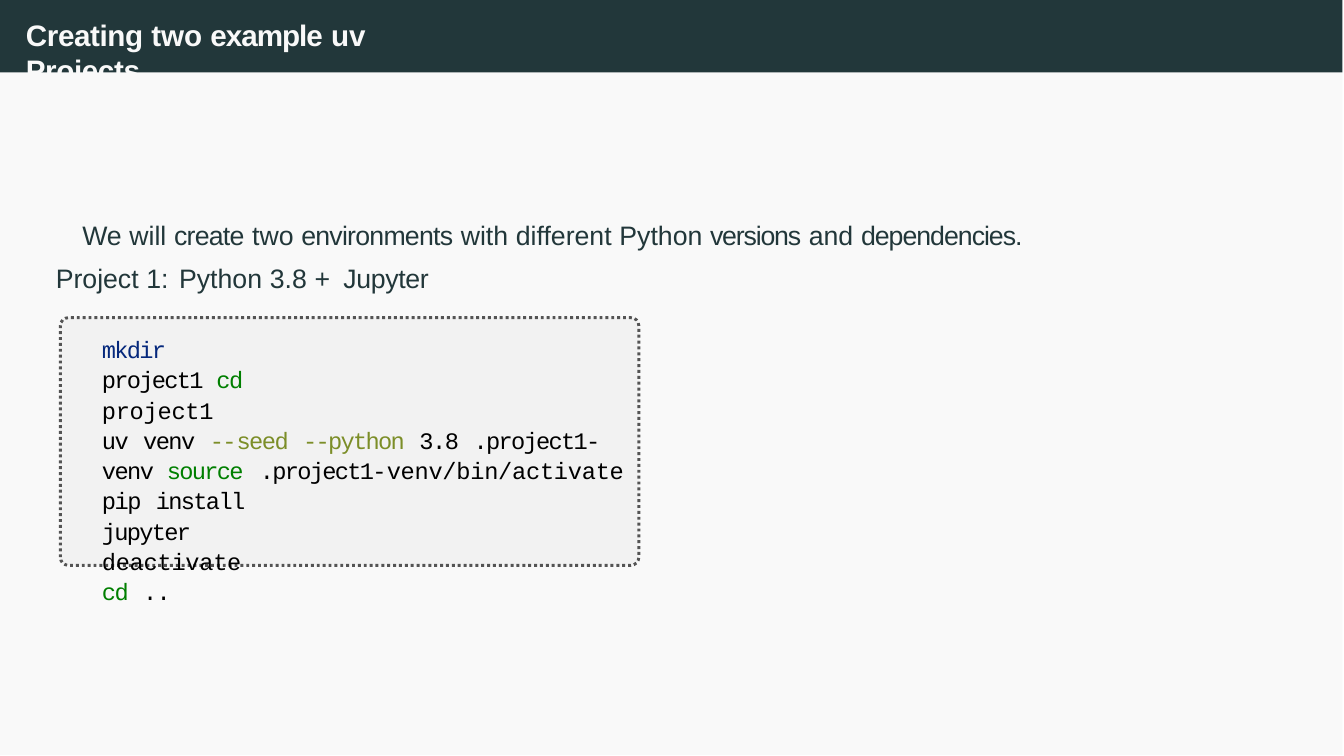
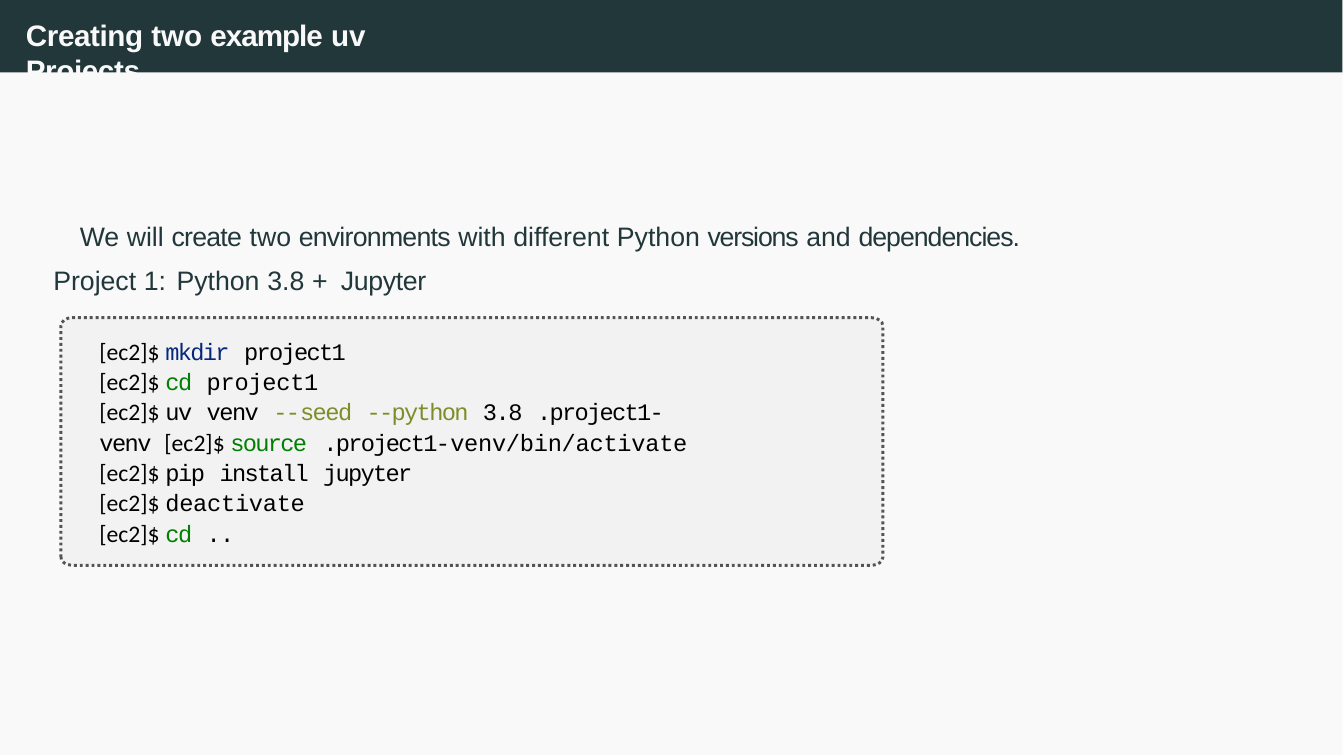
Before and after one commit to joanpaucm/HPDCB, a slide deck: slide 39 of src/slides/Session 3 - Introduction to AWS + EC2-2026.pptx. Drawn at 1344x756 pixels with LibreOffice and Linux fonts; fonts in the diff are those of the drawing. Boxes give left, top, right and bottom in pixels: in the first picture for what was removed or moved away, otherwise in the second. Text is boxed around its words. In the diff, an @@ line names an element or a change of style, - is before the commit and + after.

```diff
--- a/src/slides/Session 3 - Introduction to AWS + EC2-2026.pptx
+++ b/src/slides/Session 3 - Introduction to AWS + EC2-2026.pptx
@@ freeform shape: place and size @@
-freeform shape at [60,317,639,567]
+freeform shape at [60,317,882,567]
@@ freeform shape: place and size @@
-freeform shape at [60,317,637,564]
+freeform shape at [62,317,884,564]
@@ text at [99,343,687,546]: text changed @@
-mkdir project1 cd project1
-uv venv --seed --python 3.8 .project1-venv source .project1-venv/bin/activate
-pip install jupyter deactivate
-cd ..
+[ec2]$ mkdir project1 [ec2]$ cd project1
+[ec2]$ uv venv --seed --python 3.8 .project1-venv [ec2]$ source .project1-venv/bin/activate
+[ec2]$ pip install jupyter [ec2]$ deactivate
+[ec2]$ cd ..
```
Also in this commit, not shown: 14 other slides changed, 3 other files.
